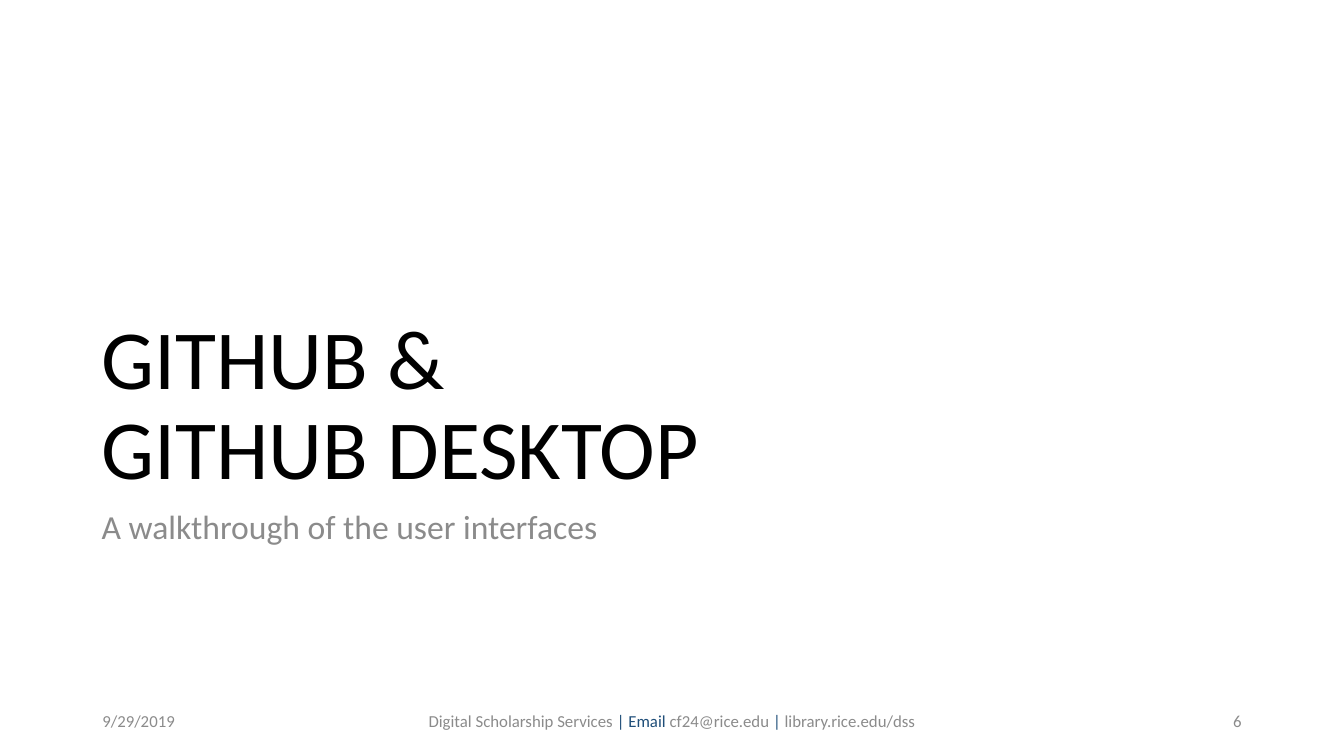
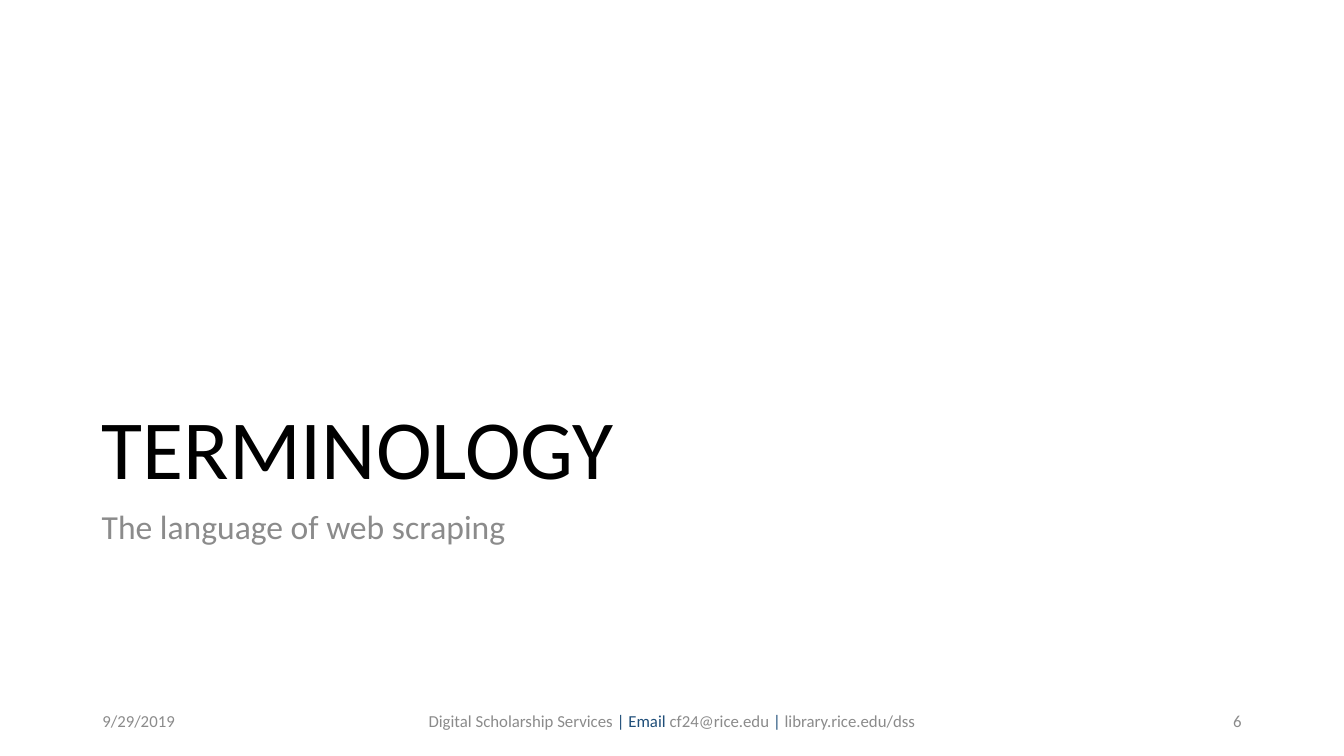
Before and after one commit to bakitybacon/rice-data-and-donuts, a slide deck: slide 6 of webscraping/Web Scraping in Python.pptx. Drawn at 1344x756 pixels with LibreOffice and Linux fonts; fonts in the diff are those of the drawing; background and template pictures are left out. Boxes give left, top, right and bottom in pixels: in the first picture for what was removed or moved away, otherwise in the second. Text is boxed around its words. In the diff, an @@ line names an element or a change of style, - is before the commit and + after.

```diff
--- a/webscraping/Web Scraping in Python.pptx
+++ b/webscraping/Web Scraping in Python.pptx
@@ text at (102,424,614,480): text changed @@
-GITHUB &
-GITHUB DESKTOP
+TERMINOLOGY
@@ text at (102,515,505,545): text changed @@
-A walkthrough of the user interfaces
+The language of web scraping
```
Also in this commit, not shown: 9 other slides changed, 3 slides added, 60 slides removed.
